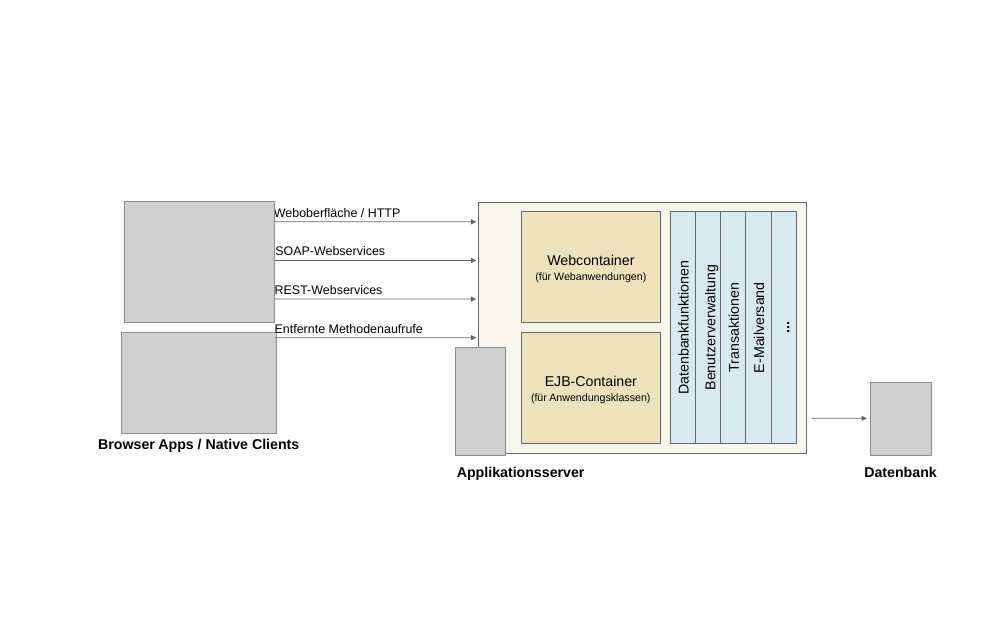
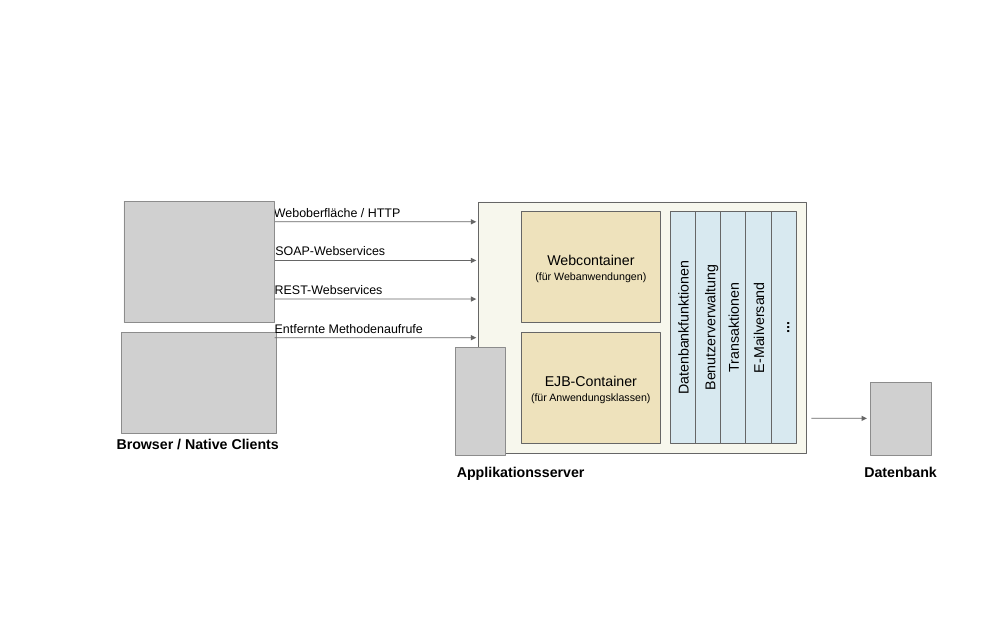
Before and after one commit to DennisSchulmeister/dhbwka-wwi-vertsys-2018-folien, a slide deck: slide 1 of static/2-javaee/ejb/_src/appserver-schnittstellen.odp. Drawn at 1008x630 pixels with LibreOffice and Linux fonts; fonts in the diff are those of the drawing; grey boxes stand for pictures. Boxes give left, top, right and bottom in pixels: in the first picture for what was removed or moved away, otherwise in the second. Text is boxed around its words. In the diff, an @@ line names an element or a change of style, - is before the commit and + after.

```diff
--- a/static/2-javaee/ejb/_src/appserver-schnittstellen.odp
+++ b/static/2-javaee/ejb/_src/appserver-schnittstellen.odp
@@ text at box(117, 438, 279, 449): text changed @@
-Browser Apps / Native Clients
+Browser / Native Clients
```
Also in this commit, not shown: 27 other files.
